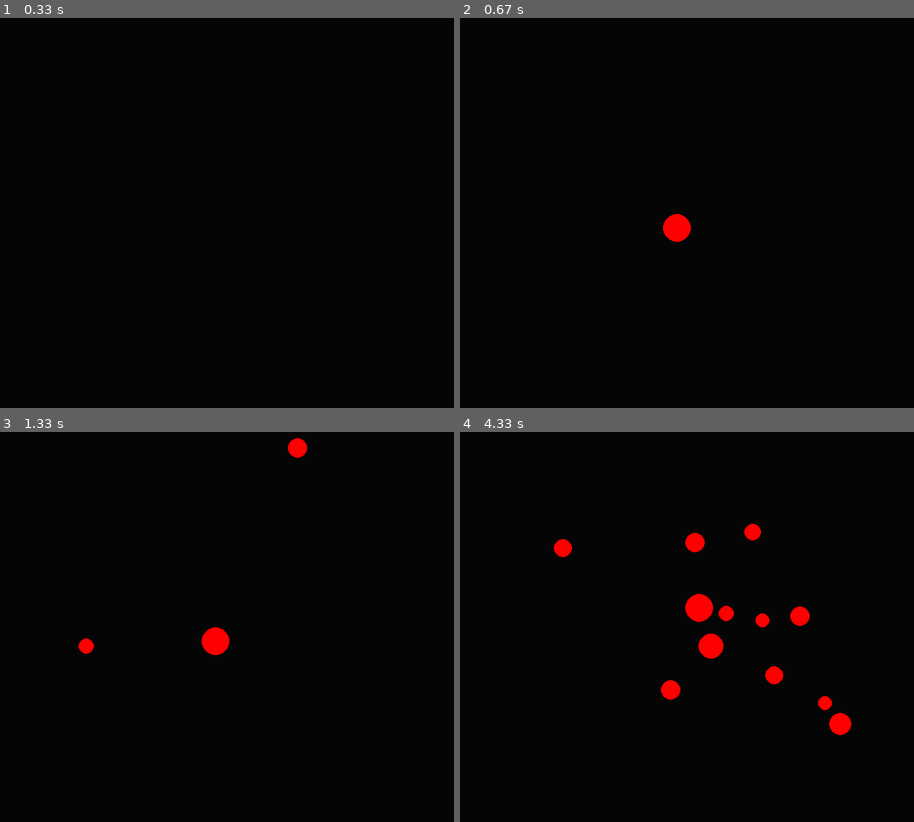
Above: before the commit, frames 1-4 (two rows, left to right).
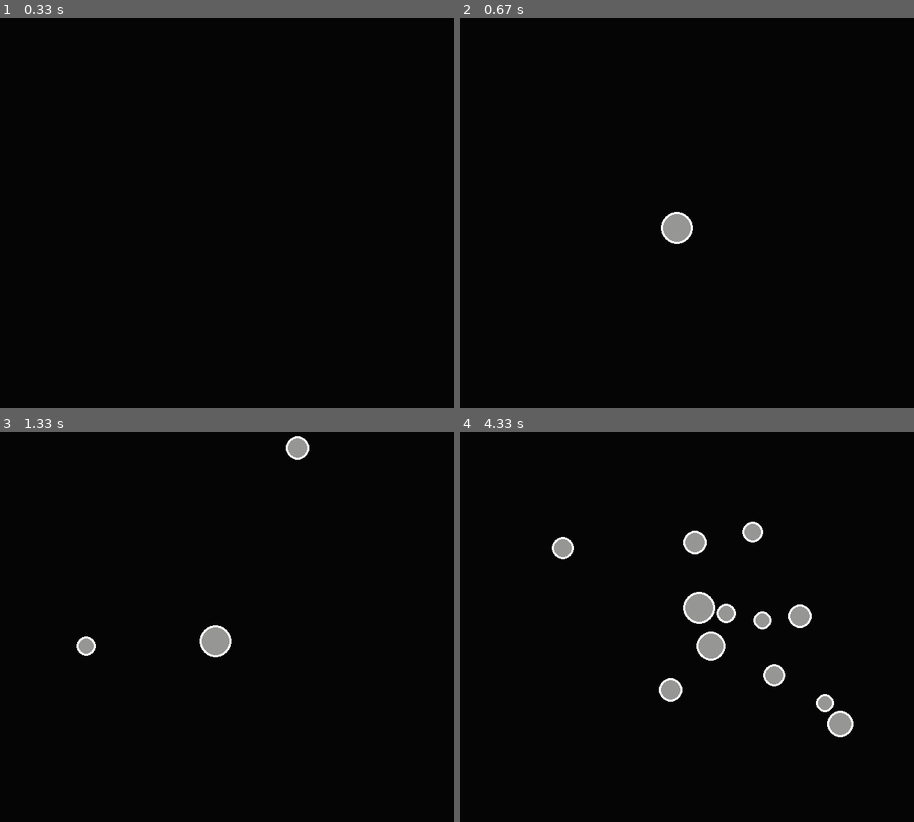
Above: after the commit, the same moments.

Repository: hippyclipper/pygame_graphics
Game: pygame game, started from src/gravity.py
Same seed, same stepped clock (60 frames per second), same inputs: the game is played once before the commit and once after it.
Inputs (mouse positions are in pixels of both pictures, inside the frame that each line leads up to):
- Up to frame 1 (0.33 s): no input
- Up to frame 2 (0.67 s): click (677, 228) at 0.38 s
- Up to frame 3 (1.33 s): click (81, 646) at 0.72 s; click (299, 447) at 1.05 s
- Up to frame 4 (4.33 s): click (687, 455) at 1.38 s; click (682, 701) at 1.72 s; click (818, 728) at 2.05 s; click (823, 595) at 2.38 s; click (877, 599) at 2.72 s; click (873, 751) at 3.05 s; click (700, 619) at 3.38 s; click (555, 545) at 3.72 s; click (827, 701) at 4.05 s

Frame 1 is identical in both runs. In frame 2, 0.4% of the frame differs, in the area x 44-52%, y 49-58%; in frame 3, 0.9%; in frame 4, 2.9%, in the area x 20-87%, y 22-79%.

Commit message:
gravity gif

Diff:
--- a/src/gravity.py
+++ b/src/gravity.py
@@ -33,13 +33,15 @@
         self.v = [0,0]
         self.r = r
         self.m = math.pi * r**2 * self.density
-        self.color = RED
+        self.color = (150, 150, 149)
+        self.colorLine = (255, 255, 255)
 
     def update(self):
         self.x += self.v[0]
         self.y += self.v[1]
 
     def draw(self):
+        pygame.draw.circle(screen, self.colorLine, (self.x, self.y), self.r+3)
         pygame.draw.circle(screen, self.color, (self.x, self.y), self.r)
 
 
Not shown, changed: README.md
Binary file added: img/gravityGifDemo.gif
